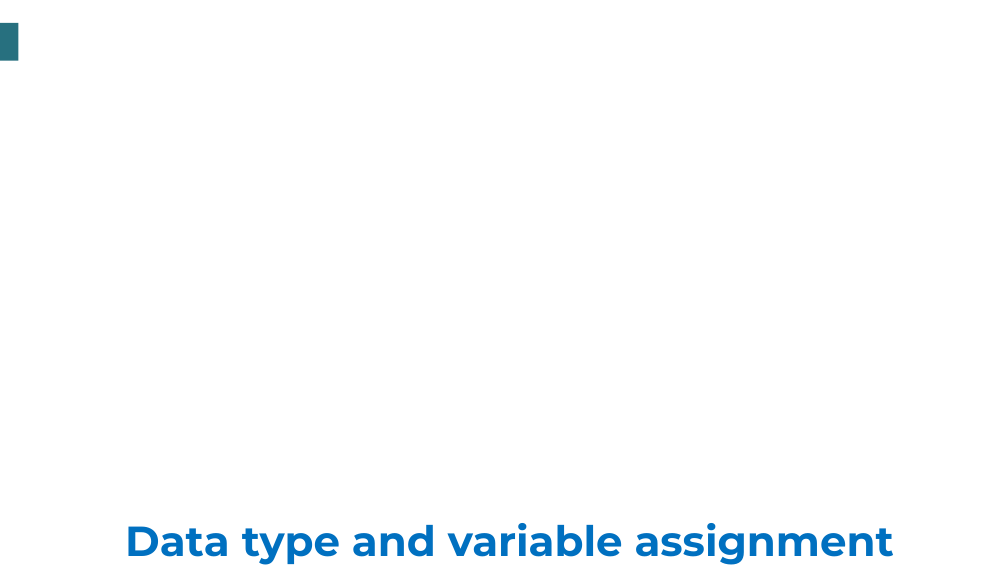
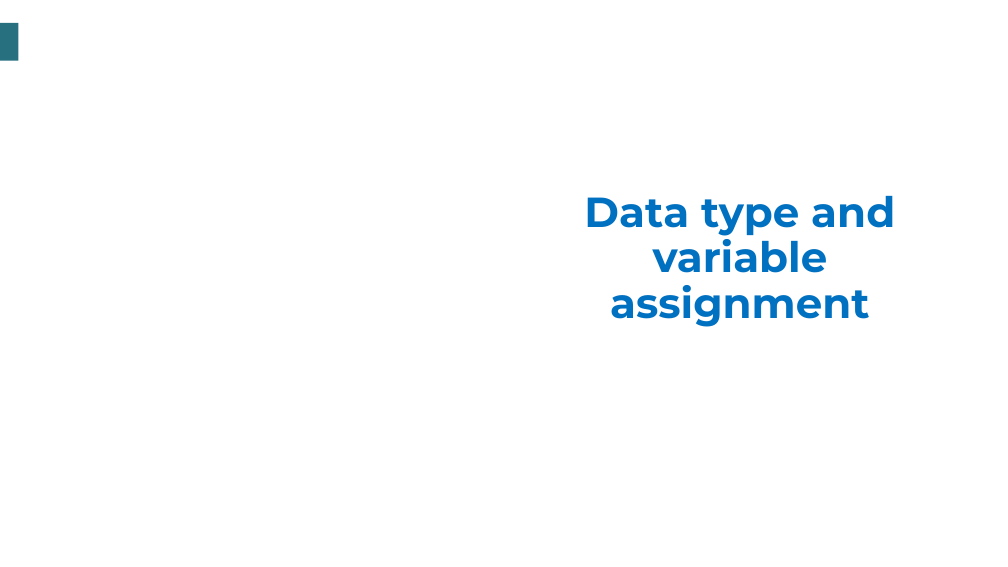
Before and after one commit to tauniversity/TAU-Data-Science-Training, a slide deck: slide 2 of Data Science resources/Programming in Python/Slides/Slide Unit 1/Data type in Python.pptx. Drawn at 1008x567 pixels with LibreOffice and Linux fonts; fonts in the diff are those of the drawing; background and template pictures are left out. Boxes give left, top, right and bottom in pixels: in the first picture for what was removed or moved away, otherwise in the second. Text is boxed around its words. In the diff, an @@ line names an element or a change of style, - is before the commit and + after.

```diff
--- a/Data Science resources/Programming in Python/Slides/Slide Unit 1/Data type in Python.pptx
+++ b/Data Science resources/Programming in Python/Slides/Slide Unit 1/Data type in Python.pptx
@@ title "Data type and variable assignment" rewrapped from box(125, 523, 894, 565) to box(584, 196, 895, 327) @@
```
Also in this commit, not shown: 1 other slide changed, 9 other files.
